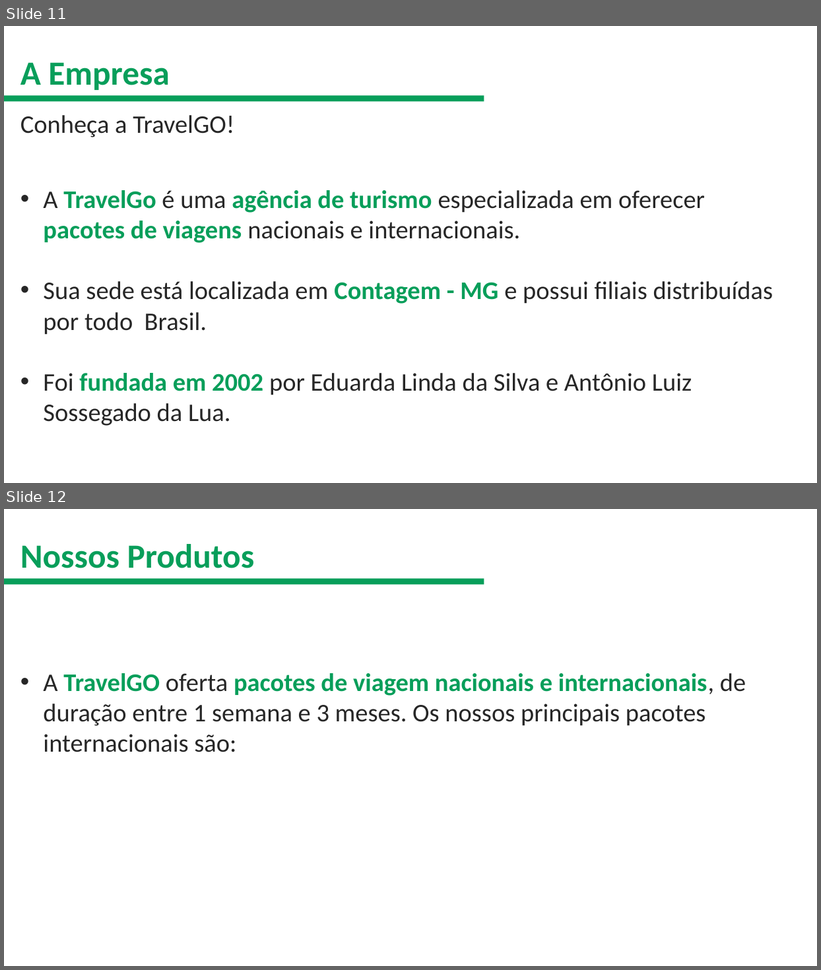
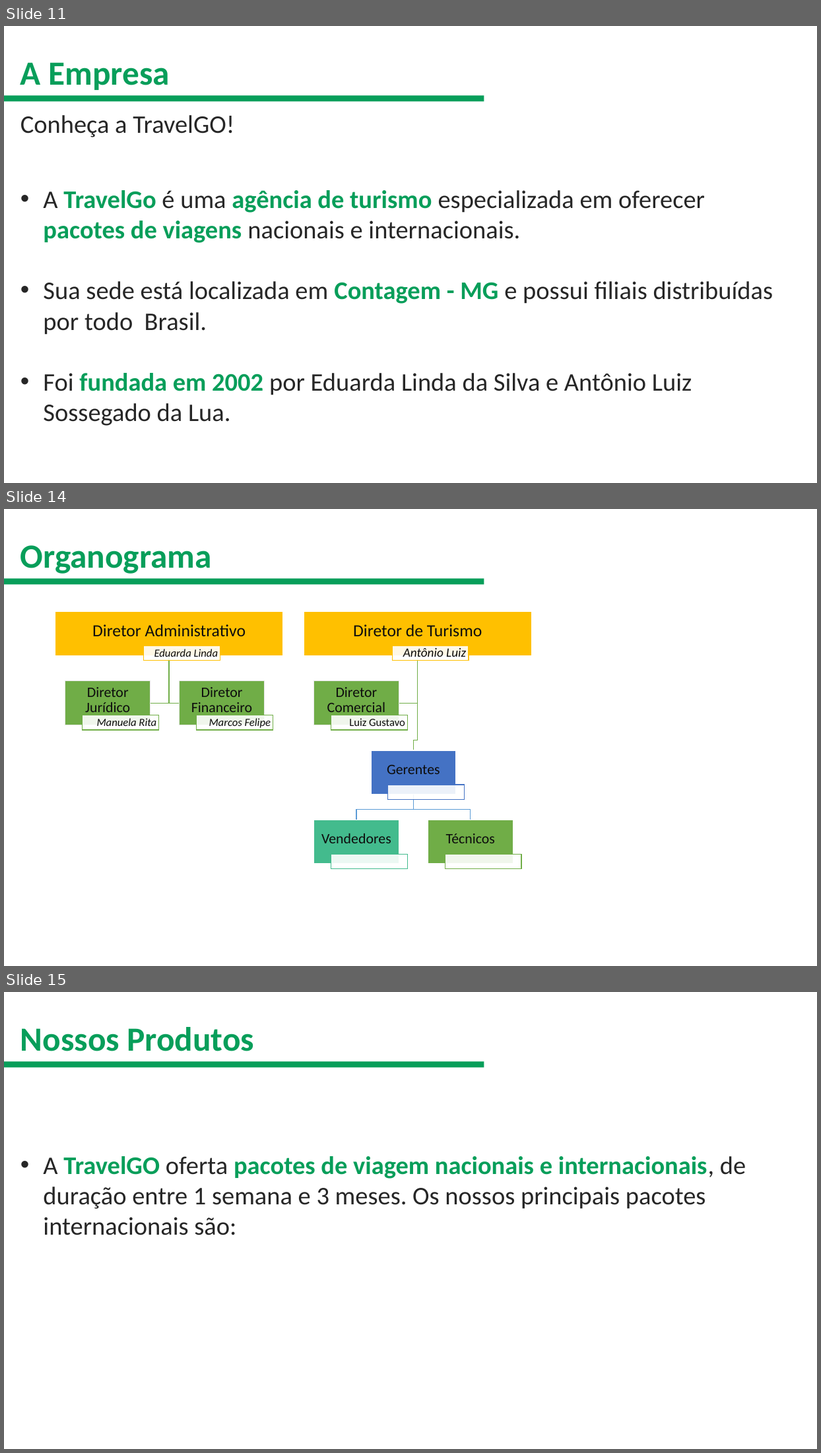
Before and after one commit to zmdy/aulas, a slide deck: source/assets/content/administracao/modulo-02/modelo-slide-tcm.pptx. Shown one above the other, each under a label of ours: slides 11 and 12 before the commit, slides 11, 14 and 15 after it; the slides between them are not shown. The pictures are 821x970 and 821x1453 pixels, drawn with LibreOffice and Linux fonts; fonts in the diff are those of the drawing; background and template pictures are left out. Boxes give left, top, right and bottom in pixels: in the first picture for what was removed or moved away, otherwise in the second. Text is boxed around its words. In the diff, an @@ line names an element or a change of style, - is before the commit and + after.

```diff
--- a/source/assets/content/administracao/modulo-02/modelo-slide-tcm.pptx
+++ b/source/assets/content/administracao/modulo-02/modelo-slide-tcm.pptx
@@ slide 14 added at (4,509,817,966), background picture (left out) @@
@@ text added at (20,545,212,574), 40 pt, text #089E5A, bold @@
+Organograma
@@ rectangle added at (4,578,484,585), fill #089E5A @@
@@ group added at (55,611,531,869): 16 rectangles, 13 texts, 6 freeform shapes @@
+Diretor Administrativo
+Eduarda Linda
+Diretor Jurídico
+Manuela Rita
+Diretor Financeiro
+Marcos Felipe
+Diretor de Turismo
+Antônio Luiz
+Gerentes
+Vendedores
+Técnicos
+Diretor Comercial
+Luiz Gustavo
@@ what was slide 12 is now slide 15 @@
```
Also in this commit, not shown: 4 slides changed, 6 other slides added, 50 other files.
